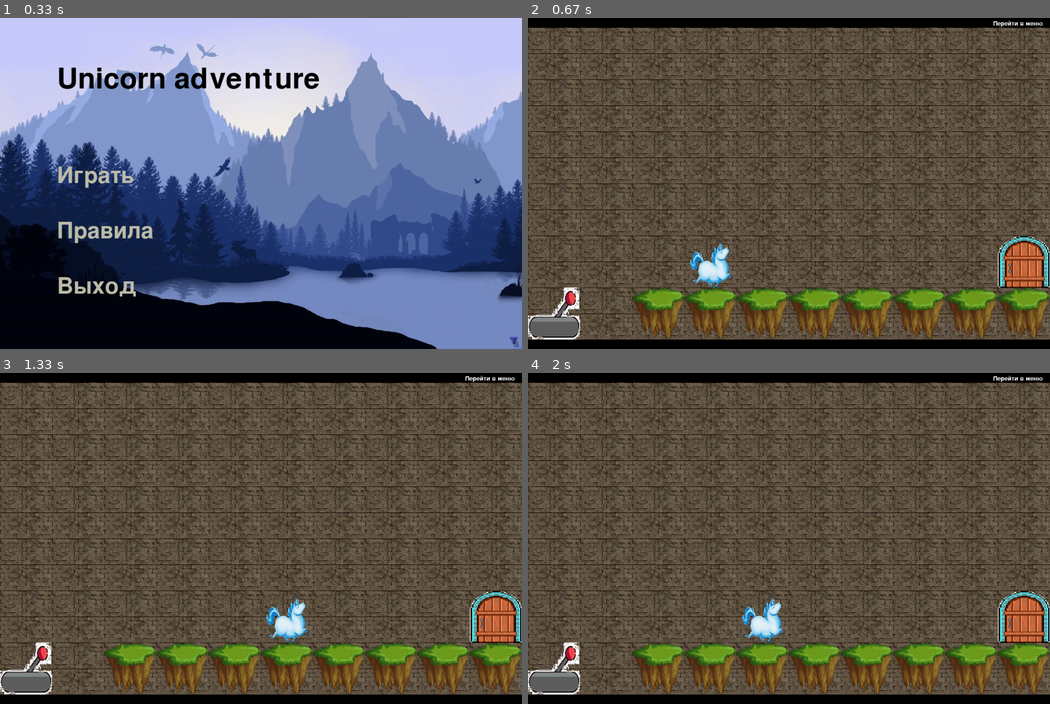
Above: before the commit, frames 1-4 (two rows, left to right).
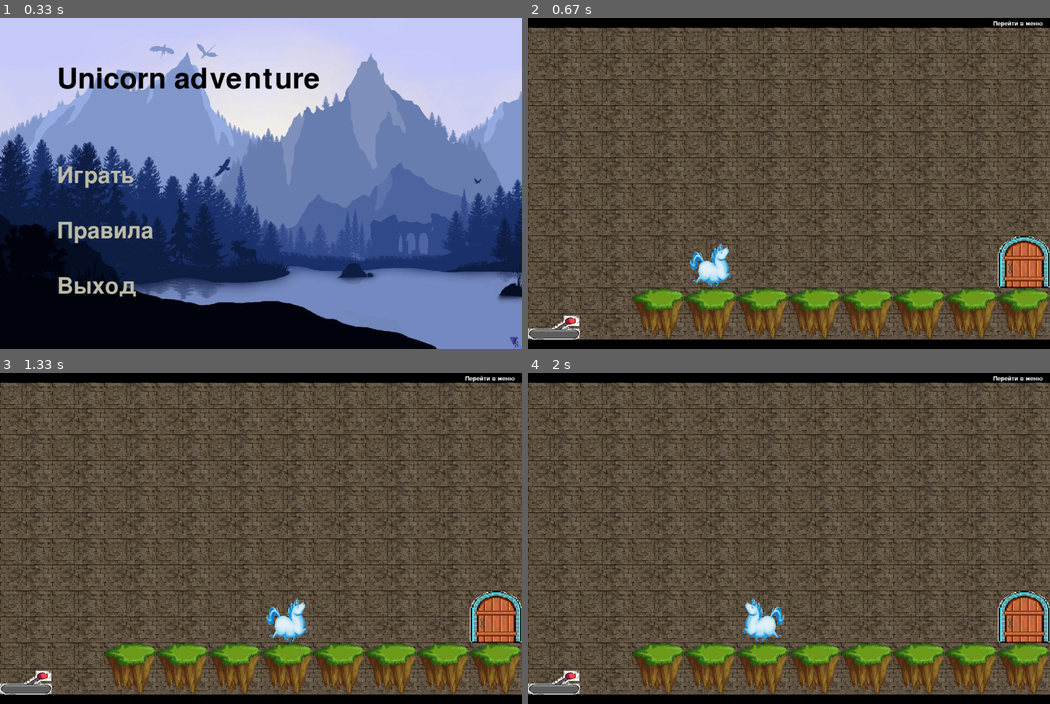
Above: after the commit, the same moments.

Repository: BornOfTheMoon/Summer_practise
Game: pygame game, started from project_on_pygame/main.py
Two runs of this game, one before a commit and one after it. Both use one fixed random seed, a clock stepped at 60 frames per second and the inputs below.
Inputs (mouse positions are in pixels of both pictures, inside the frame that each line leads up to):
- Up to frame 1 (0.33 s): no input
- Up to frame 2 (0.67 s): click (621, 176) at 0.38 s
- Up to frame 3 (1.33 s): hold Right 0.67-1.13 s; hold Right from 1.17 s (still down)
- Up to frame 4 (2 s): release Right at 1.63 s; hold Left from 1.67 s (still down)

Frame 1 is identical in both runs. In frame 2, 0.8% of the frame differs, in the area x 0-10%, y 81-98%; in frame 3, 0.8%; in frame 4, 1.4%, in the area x 0-50%, y 68-98%.

Commit message:
changed sizes and add turning to unicorn

Diff:
--- a/project_on_pygame/main.py
+++ b/project_on_pygame/main.py
@@ -10,13 +10,13 @@
               "Правила", "",
               "Выход"]
 RULES_TEXT = ["""Помогите единорогу выбраться из замка.""",
-                  """Для этого на каждом уровне нужно пройти""",
-                  """через дверь, но она откроется только после """,
-                  """того, как единорог встанет на кнопку.""",
-                  """Помогайте ему с помощью клавиш "вправо" """,
-                  """и "влево" для движения и клавиши "вверх" """,
-                  """для прыжка.""",
-                  "Удачи! Единорог надеется на Вас!"]
+              """Для этого на каждом уровне нужно пройти""",
+              """через дверь, но она откроется только после """,
+              """того, как единорог встанет на кнопку.""",
+              """Помогайте ему с помощью клавиш "вправо" """,
+              """и "влево" для движения и клавиши "пробел" """,
+              """для прыжка.""",
+              "Удачи! Единорог надеется на Вас!"]
 BACK_TEXT = ["Перейти в меню"]
 LOSE_TEXT = ["О нет!", "Единорог остался в замке!"]
 LOSE_MENU = ["Попробовать ещё", "", "Перейти в меню"]
@@ -28,8 +28,12 @@
 
 pygame.init()
 size = WIDTH, HEIGHT = 1100, 700
-tile_width = tile_height = 110
+spike_width = lever_width = unicorn_width = unicorn_height = tile_width = tile_height = 110
+spike_height = lever_height = 50
 tile_size = tile_width, tile_height
+spike_size = spike_width, spike_height
+lever_size = lever_width, lever_height
+unicorn_size = unicorn_width, unicorn_height
 screen = pygame.display.set_mode(size)
 FPS = 60
 clock = pygame.time.Clock()
@@ -70,7 +74,6 @@
     'grass': load_image('grass.jpg'),
     'spikes': load_image('spike.jpg', -1)
 }
-# player_sprite = load_image('unicorn.png', -1)
 
 all_sprites = pygame.sprite.Group()
 tiles_group = pygame.sprite.Group()
@@ -90,14 +93,17 @@
 
 class Tile(pygame.sprite.Sprite):
     def __init__(self, tile_type, pos_x, pos_y):
+        sprite_size = tile_size
         if tile_type == 'grass':
             super().__init__(tiles_group, all_sprites, grasses_group)
         elif tile_type == 'spikes':
             super().__init__(tiles_group, all_sprites, spikes_group)
+            sprite_size = spike_size
         else:
             super().__init__(tiles_group, all_sprites)
-        self.image = pygame.transform.scale(tile_images[tile_type], tile_size)
-        self.rect = self.image.get_rect().move(tile_width * pos_x, tile_height * pos_y + 20)
+        self.image = pygame.transform.scale(tile_images[tile_type], sprite_size)
+        dif_height = tile_height + 20 - sprite_size[1]
+        self.rect = self.image.get_rect().move(tile_width * pos_x, tile_height * pos_y + dif_height)
         self.pos = pos_x, pos_y
         self.tile_type = tile_type
 
@@ -123,14 +129,15 @@
     def __init__(self, pos_x, pos_y):
         super().__init__(levers_group, all_sprites)
         self.sprite = load_image('inactive_lever.jpg', -1)
-        self.image = pygame.transform.scale(self.sprite, tile_size)
-        self.rect = self.image.get_rect().move(tile_width * pos_x, tile_height * pos_y + 20)
+        self.image = pygame.transform.scale(self.sprite, lever_size)
+        dif_height = tile_height + 20 - lever_size[1]
+        self.rect = self.image.get_rect().move(tile_width * pos_x, tile_height * pos_y + dif_height)
         self.pos = pos_x, pos_y
         self.state = False
 
     def update(self):
         self.sprite = load_image('active_lever.jpg', -1)
-        self.image = pygame.transform.scale(self.sprite, tile_size)
+        self.image = pygame.transform.scale(self.sprite, lever_size)
         doors_group.draw(screen)
         pygame.display.flip()
         self.state = True
@@ -140,11 +147,12 @@
     def __init__(self, pos_x, pos_y):
         super().__init__(player_group, all_sprites)
         self.sprite = load_image('unicorn_r.png', -1)
-        self.image = pygame.transform.scale(self.sprite, tile_size)
+        self.image = pygame.transform.scale(self.sprite, unicorn_size)
         self.rect = self.image.get_rect().move(tile_width * pos_x, tile_height * pos_y + 20)
         self.pos = pos_x, pos_y
         self.on_ground = True
         self.gravity = 0.05
+        self.vision = 1
 
     def move(self, direction, width, height):
         m_x, m_y = self.pos
@@ -189,6 +197,19 @@
             x, y = self.rect.x, self.rect.y + self.gravity * tile_height
             self.rect = self.image.get_rect().move(x, y)
 
+    def turn(self, direction):
+        if direction == 1 and self.vision == -1:
+            self.sprite = load_image('unicorn_r.png', -1)
+            self.vision = 1
+        elif direction == -1 and self.vision == 1:
+            self.sprite = load_image('unicorn_l.png', -1)
+            self.vision = -1
+        else:
+            return
+        self.image = pygame.transform.scale(self.sprite, unicorn_size)
+        player_group.draw(screen)
+        pygame.display.flip()
+
 
 def generate_level(level, width, height):
     new_player, new_lever, new_door = None, None, None
@@ -359,8 +380,12 @@
             elif event.type == pygame.KEYDOWN:
                 if event.key == pygame.K_LEFT:
                     player.move((-1, 0), level_width, level_height)
+                    if player.vision == 1:
+                        player.turn(-1)
                 elif event.key == pygame.K_RIGHT:
                     player.move((1, 0), level_width, level_height)
+                    if player.vision == -1:
+                        player.turn(1)
                 elif event.key == pygame.K_SPACE:
                     player.move((0, -1), level_width, level_height)
 
